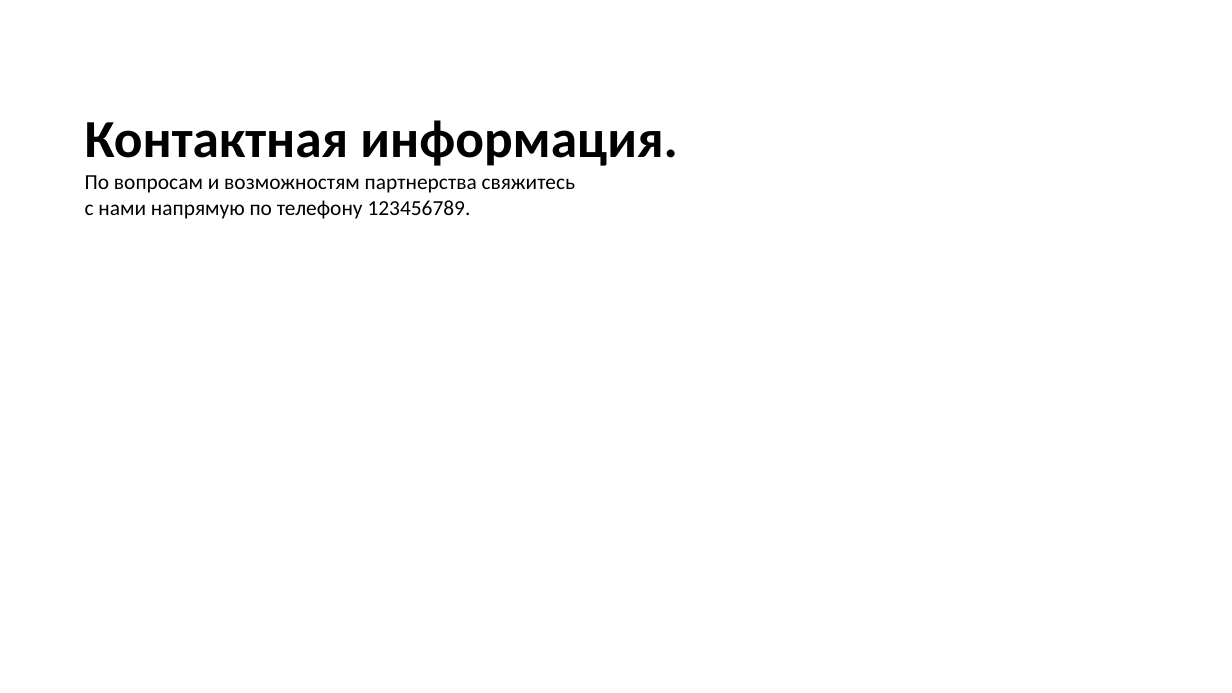
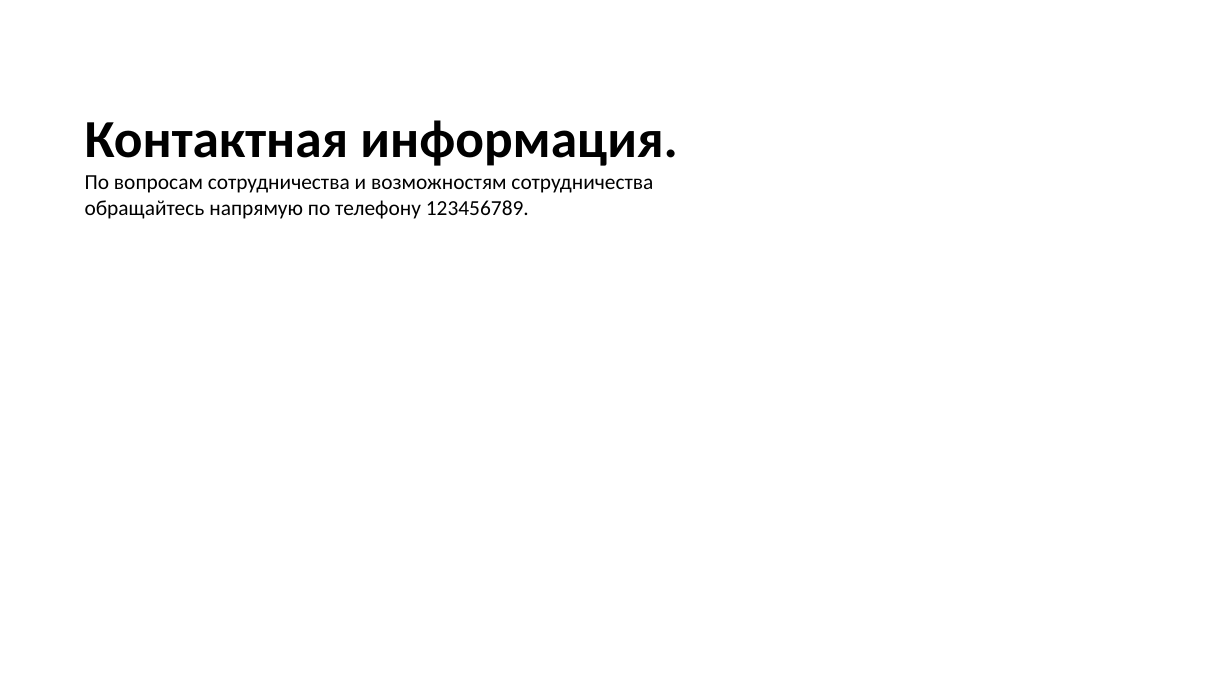
Before and after one commit to danila-zol/simpleslides, a slide deck: slide 10 of gen/test2.pptx (slide 9 before the commit). Drawn at 1232x693 pixels with LibreOffice and Linux fonts; fonts in the diff are those of the drawing. Boxes give left, top, right and bottom in pixels: in the first picture for what was removed or moved away, otherwise in the second. Text is boxed around its words. In the diff, an @@ line names an element or a change of style, - is before the commit and + after.

```diff
--- a/gen/test2.pptx
+++ b/gen/test2.pptx
@@ text at [85,175,653,219]: text changed @@
-По вопросам и возможностям партнерства свяжитесь
-с нами напрямую по телефону 123456789.
+По вопросам сотрудничества и возможностям сотрудничества
+обращайтесь напрямую по телефону 123456789.
```
Also in this commit, not shown: 8 other slides changed, 2 slides added, 1 slide removed, 3 other files.
